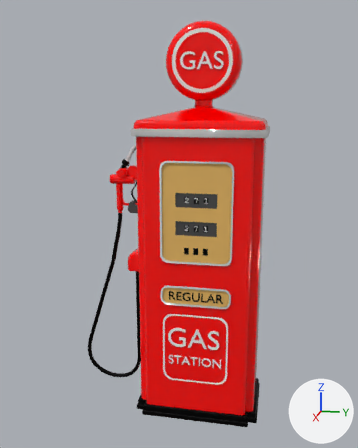
What one commit did to the Blender file blender/Experiments/GasStation.blend.
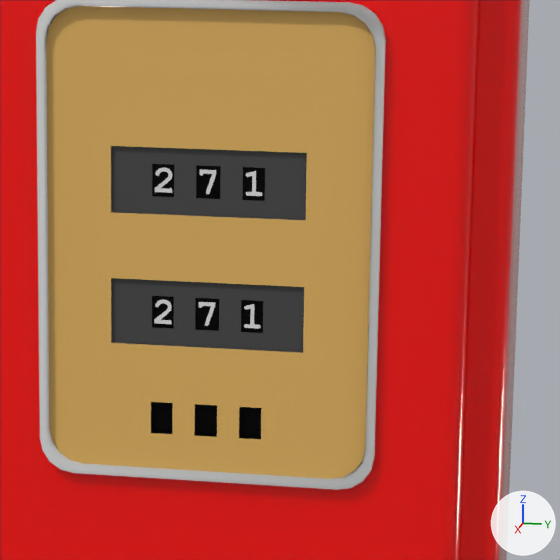
Each version is shown whole from a camera (50 mm lens) standing at (13.69, 2.05, 8.97) and looking at (-0.06, -0.7, 5.53), then close up on the part from 42% to 76% of the width and 36% to 63% of the height. Arrows for +X, +Y and +Z are at lower right; the lights stay in place.

In view in the first close-up: 'GasNumber', 'GasPumpMain'.
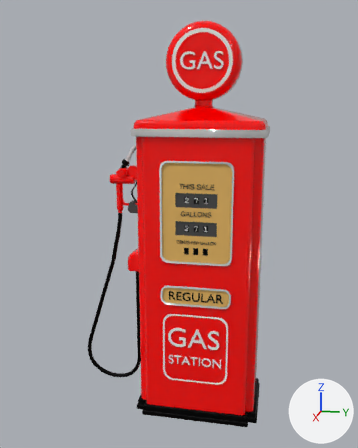
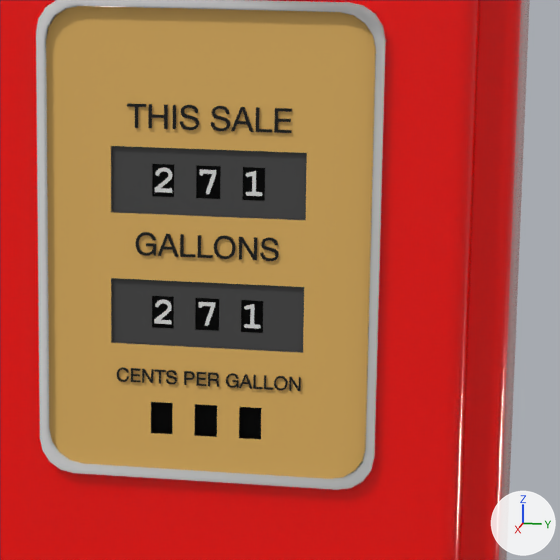
Commit message: gas pump stuff

Pixel boxes [x1, y1, x2, y2] of what changed, in the close-ups (560 x 560 px):
'CentsPerGallonText.002', added (black)
    after: [127, 103, 292, 133]
'CentsPerGallonText.001', added
    after: [136, 232, 279, 261]
'CentsPerGallonText', added
    after: [117, 367, 301, 391]

Diff of the bpy script that builds the scene:
```diff
--- a/blender/Experiments/GasStation.blend.py
+++ b/blender/Experiments/GasStation.blend.py
@@ mat_material_003 @@
+mat_material_003 = principled_material('Material.003')
+mat_material_003.base_color = (0.0, 0.0, 0.0)  # black #000000
@@ me_text_002 @@
+me_text_002.from_pydata(...)  # 2324 vertices, 3458 faces; spans x 0.0..3.15, y -0.01..0.47, z 0.0..0.07
+me_text_002.materials.append(mat_material_003)  # black #000000
@@ me_text_001 @@
+me_text_001.from_pydata(...)  # 2682 vertices, 4003 faces; spans x 0.03..2.96, y -0.01..0.47, z 0.0..0.07
+me_text_001.materials.append(mat_material_003)  # black #000000
@@ me_text_003 @@
+me_text_003.from_pydata(...)  # 4298 vertices, 6407 faces; spans x 0.03..6.23, y -0.01..0.47, z 0.0..0.12
+me_text_003.materials.append(mat_material_003)  # black #000000
@@ ob_centspergallontext_002 @@
+ob_centspergallontext_002 = bpy.data.objects.new('CentsPerGallonText.002', me_text_002)
+ob_centspergallontext_002.location = (1.131, -0.457, 6.773)
+ob_centspergallontext_002.rotation_euler = (1.571, 0.0, 1.571)  # degrees (90, 0, 90)
+ob_centspergallontext_002.scale = (0.293, 0.293, 0.293)
@@ ob_centspergallontext_001 @@
+ob_centspergallontext_001 = bpy.data.objects.new('CentsPerGallonText.001', me_text_001)
+ob_centspergallontext_001.location = (1.131, -0.415, 6.048)
+ob_centspergallontext_001.rotation_euler = (1.571, 0.0, 1.571)  # degrees (90, 0, 90)
+ob_centspergallontext_001.scale = (0.277, 0.277, 0.277)
@@ ob_centspergallontext @@
+ob_centspergallontext = bpy.data.objects.new('CentsPerGallonText', me_text_003)
+ob_centspergallontext.location = (1.131, -0.522, 5.3)
+ob_centspergallontext.rotation_euler = (1.571, 0.0, 1.571)  # degrees (90, 0, 90)
+ob_centspergallontext.scale = (0.171, 0.171, 0.171)
```
